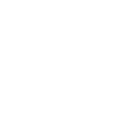
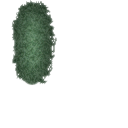
Layered file, before and after one edit (128x128). Changes by layer:
added layer "Ebene 22" above "Ebene 21" over [11, 0, 57, 86]
